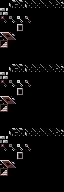
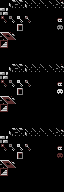
The second 64 × 192 image is a revision of the first. Changes to its layers:
painted on "Background" over <box>57,18,63,158</box>
